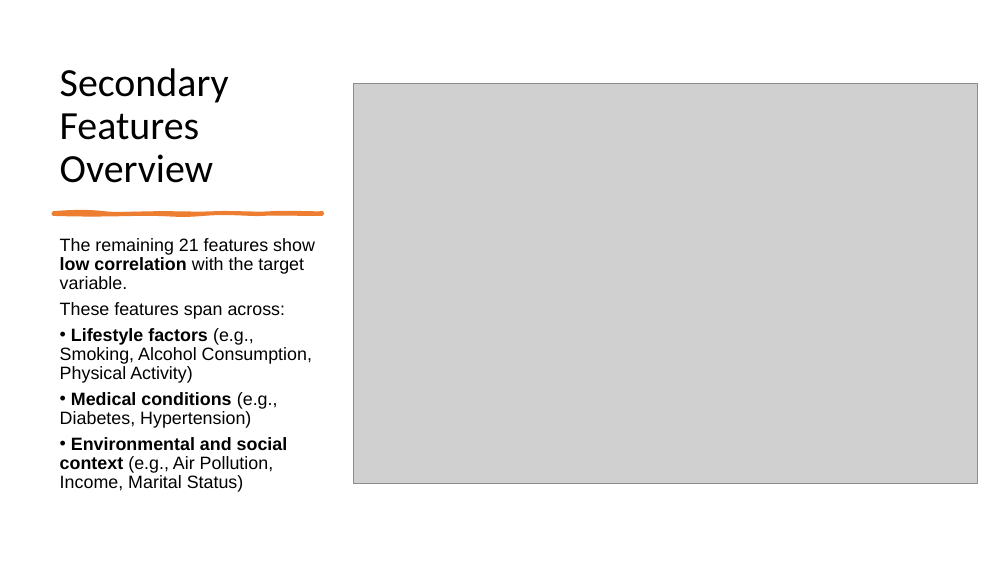
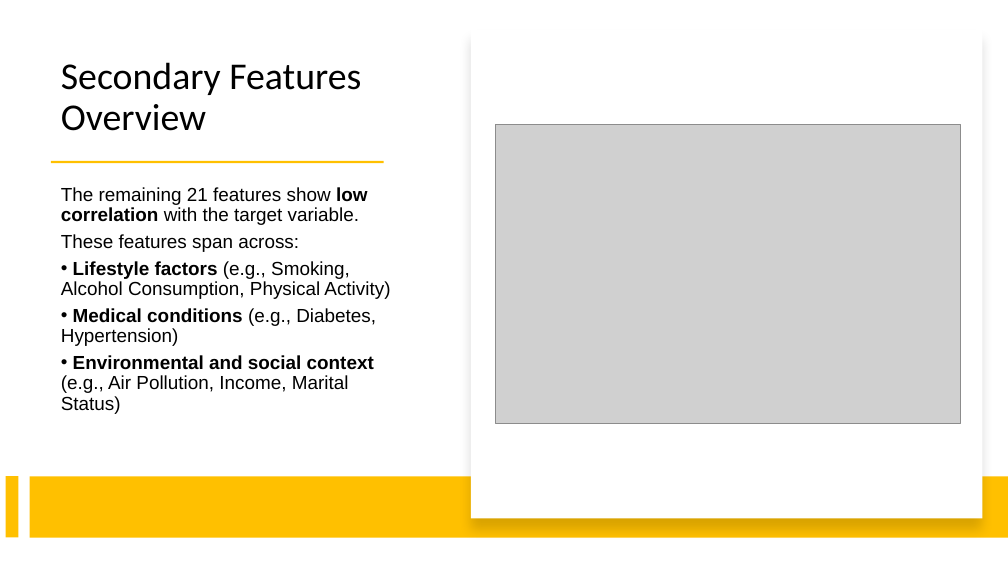
Before and after one commit to ileontios03/EPL448_Project, a slide deck: slide 11 of presentation.pptx. Drawn at 1008x567 pixels with LibreOffice and Linux fonts; fonts in the diff are those of the drawing; grey boxes stand for pictures. Boxes give left, top, right and bottom in pixels: in the first picture for what was removed or moved away, otherwise in the second. Text is boxed around its words. In the diff, an @@ line names an element or a change of style, - is before the commit and + after.

```diff
--- a/presentation.pptx
+++ b/presentation.pptx
@@ rectangle added at <box>471,29,982,519</box>, fill #FFFFFF @@
@@ title "Secondary Features Overview" at <box>61,62,361,131</box>: size 38 to 36 pt @@
@@ picture: place and size @@
-picture at <box>353,83,977,484</box>
+picture at <box>495,125,960,423</box>
@@ rectangle added at <box>51,161,383,163</box>, fill #FFC000 @@
@@ text "The remaining 21 features show ...": place and size @@
-text "The remaining 21 features show ..." at <box>60,238,315,492</box>
+text "The remaining 21 features show ..." at <box>61,187,390,414</box>
@@ text "The remaining 21 features show ..." at <box>61,187,390,414</box>: size 17 to 18 pt; vertical alignment top to middle @@
@@ freeform shape removed at <box>53,212,322,214</box> @@
@@ rectangle added at <box>5,476,18,538</box>, fill #FFC000 @@
@@ rectangle added at <box>30,477,1008,538</box>, fill #FFC000 @@
```
Also in this commit, not shown: 1 other slide changed, 2 slides added, 1 other file.
